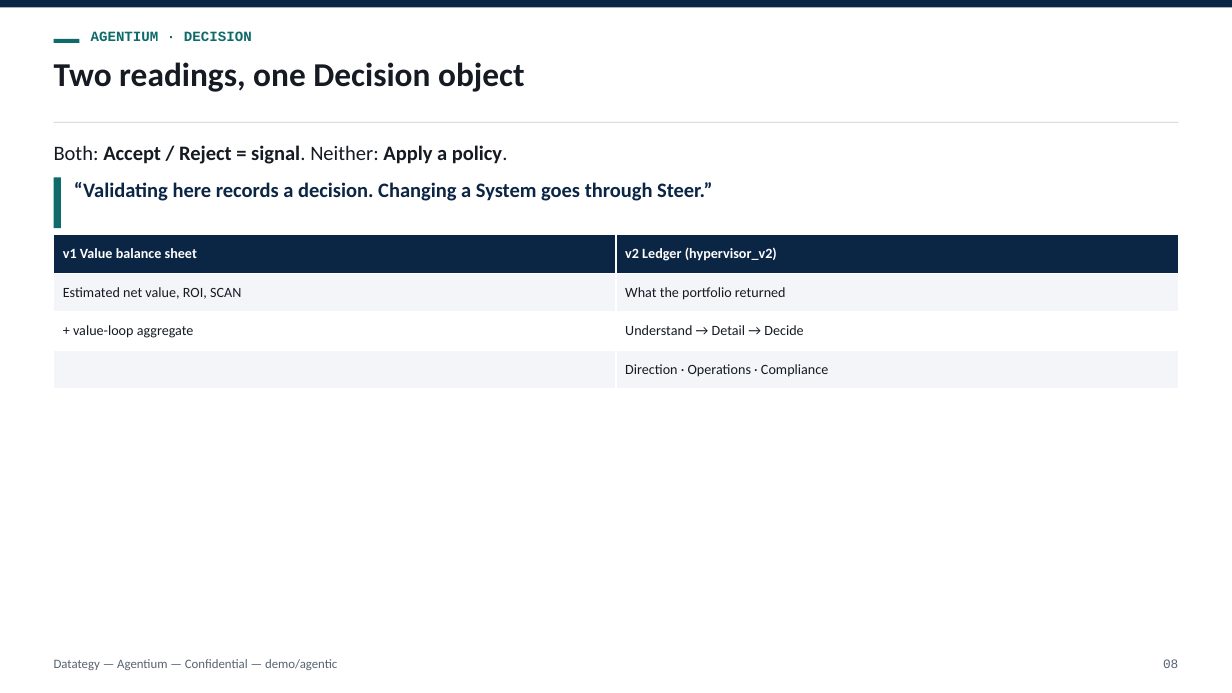
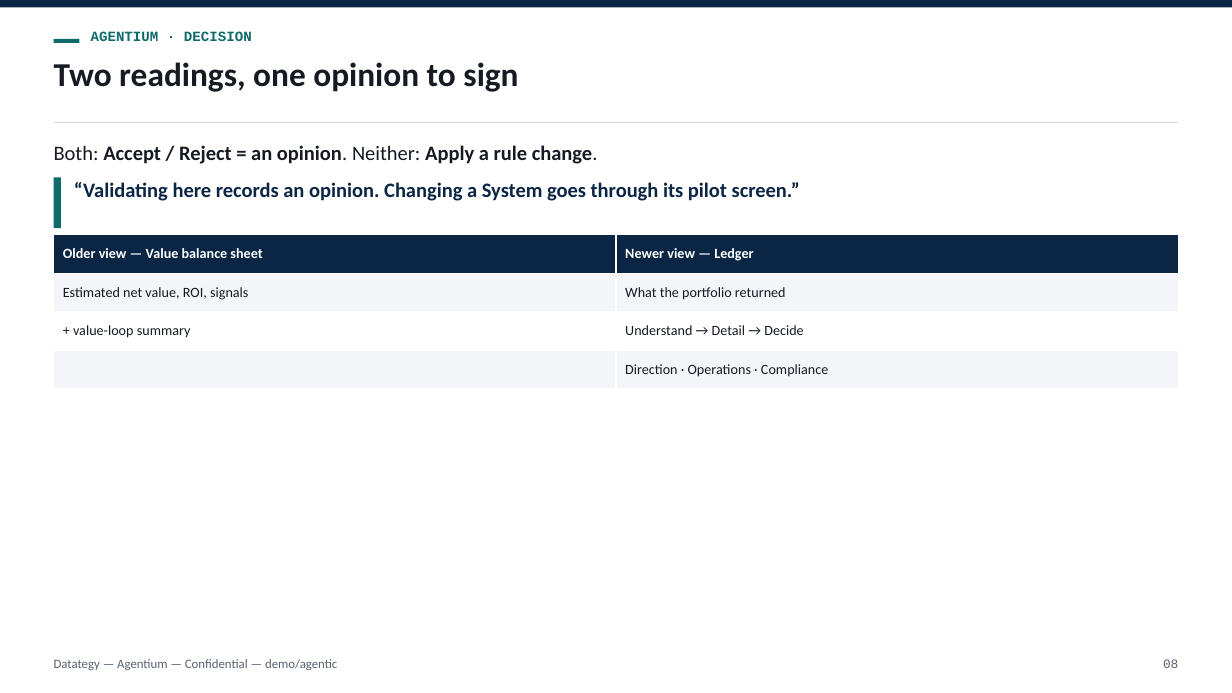
Before and after one commit to tishacian/hyusai, a slide deck: slide 8 of docs/deck-agentium-decision-adoption.en.pptx. Drawn at 1232x693 pixels with LibreOffice and Linux fonts; fonts in the diff are those of the drawing. Boxes give left, top, right and bottom in pixels: in the first picture for what was removed or moved away, otherwise in the second. Text is boxed around its words. In the diff, an @@ line names an element or a change of style, - is before the commit and + after.

```diff
--- a/docs/deck-agentium-decision-adoption.en.pptx
+++ b/docs/deck-agentium-decision-adoption.en.pptx
@@ text at box(54, 62, 518, 92): text changed @@
-Two readings, one Decision object
+Two readings, one opinion to sign
@@ text at box(54, 145, 598, 164): text changed @@
-Both: Accept / Reject = signal. Neither: Apply a policy.
+Both: Accept / Reject = an opinion. Neither: Apply a rule change.
@@ text at box(74, 182, 800, 201): text changed @@
-“Validating here records a decision. Changing a System goes through Steer.”
+“Validating here records an opinion. Changing a System goes through its pilot screen.”
@@ table at box(54, 235, 1179, 389) @@
-row 1, column 1: v1 Value balance sheet
+row 1, column 1: Older view — Value balance sheet
-row 1, column 2: v2 Ledger (hypervisor_v2)
+row 1, column 2: Newer view — Ledger
-row 2, column 1: Estimated net value, ROI, SCAN
+row 2, column 1: Estimated net value, ROI, signals
-row 3, column 1: + value-loop aggregate
+row 3, column 1: + value-loop summary
```
Also in this commit, not shown: 12 other slides changed, 16 other files.
